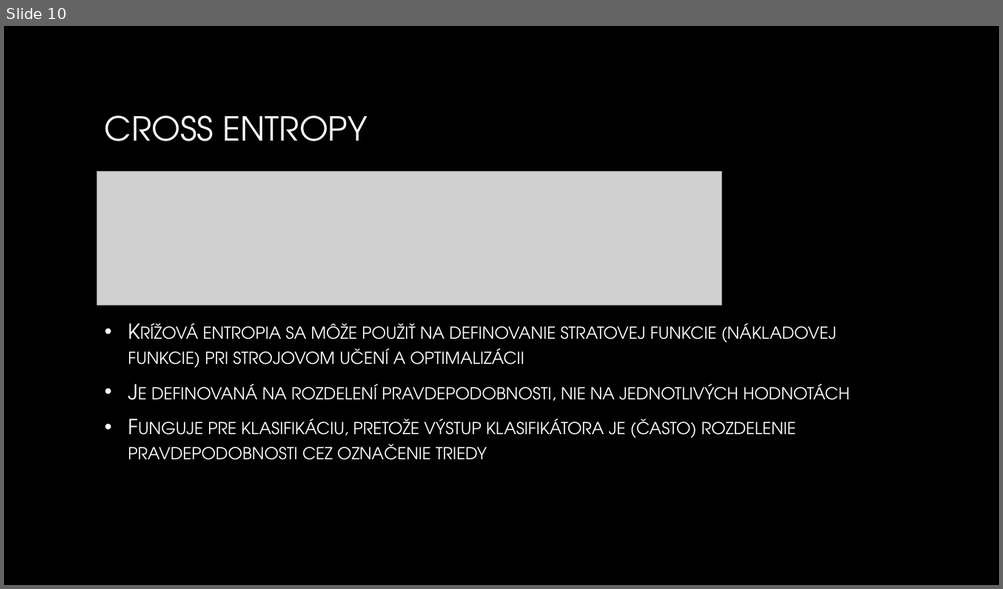
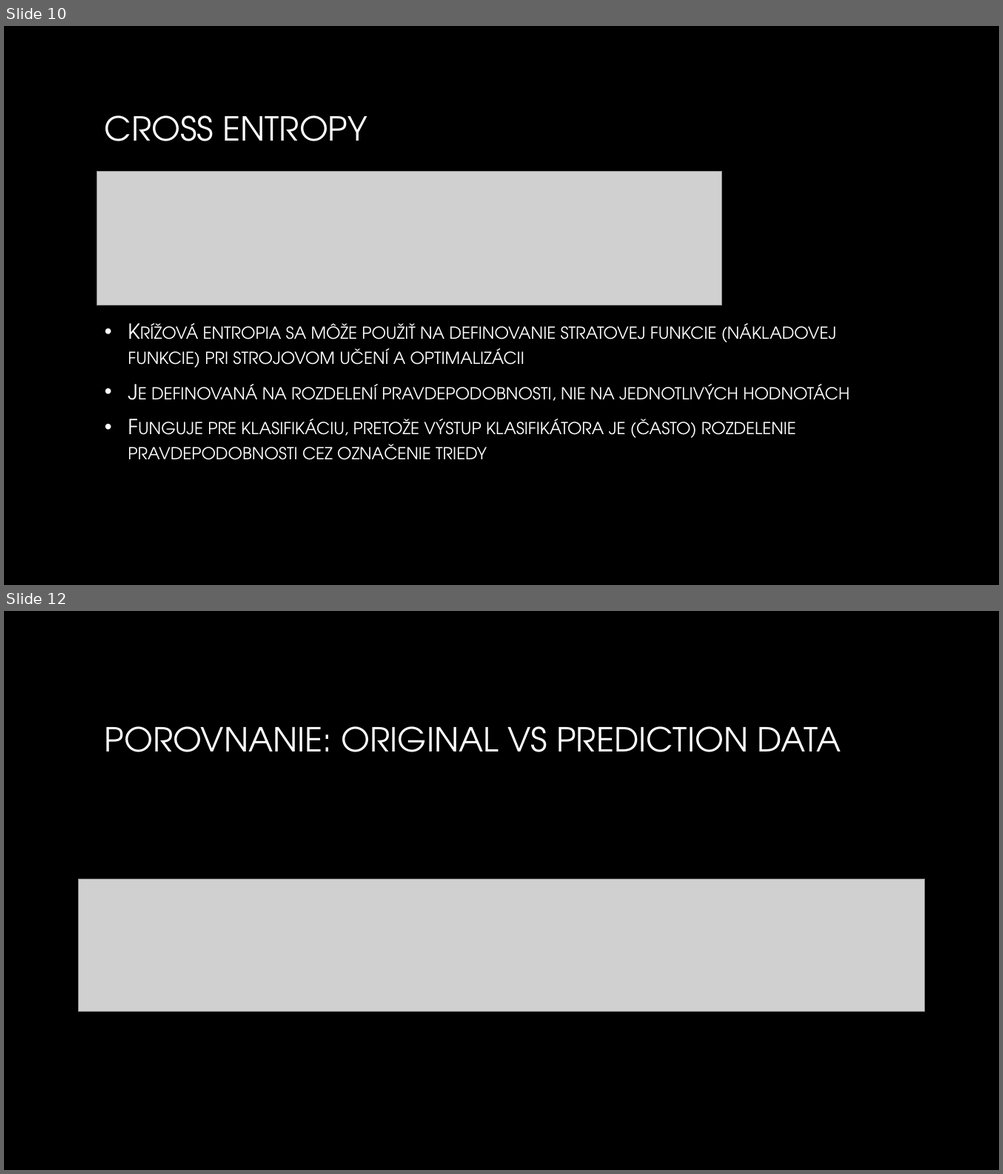
Before and after one commit to MatusVas/Vas_NS2019, a slide deck: Zoo Animal Classification.pptx. Shown one above the other, each under a label of ours: slide 10 before the commit, slides 10 and 12 after it; the slides between them are not shown. The pictures are 1003x589 and 1003x1174 pixels, drawn with LibreOffice and Linux fonts; fonts in the diff are those of the drawing; grey boxes stand for pictures; background and template pictures are left out. Boxes give left, top, right and bottom in pixels: in the first picture for what was removed or moved away, otherwise in the second. Text is boxed around its words. In the diff, an @@ line names an element or a change of style, - is before the commit and + after.

```diff
--- a/Zoo Animal Classification.pptx
+++ b/Zoo Animal Classification.pptx
@@ slide 12 added at bbox=[4, 611, 999, 1170], background picture (left out) @@
@@ title added at bbox=[105, 726, 841, 752], 32 pt, text gradient #FFFFFF to #A6A6A6 @@
+POROVNANIE: ORIGINAL VS PREDICTION DATA
@@ picture added at bbox=[78, 879, 925, 1011] @@
```
Also in this commit, not shown: 3 slides changed, 4 other slides added, 1 slide removed.
